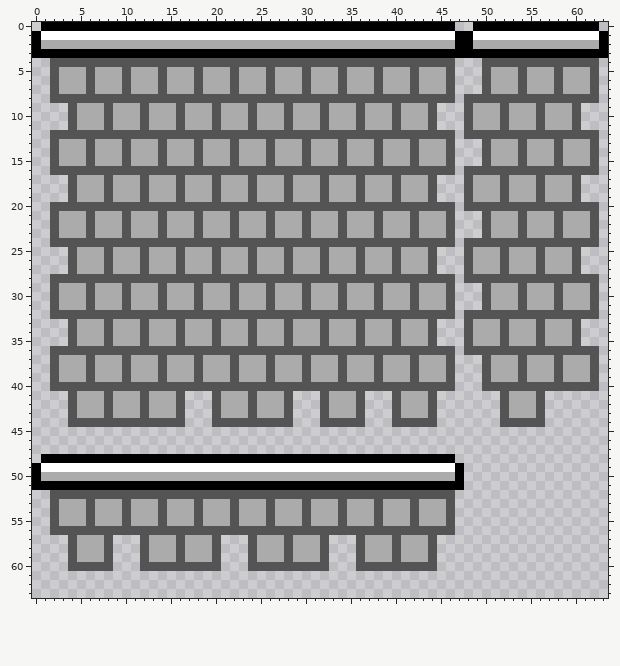
Pixel-art file: Assets/Sprites/Aesprite Files/RobotTileSet.aseprite. Above, as it was before the edit.
64x64 pixels, 1 frame.
The result:
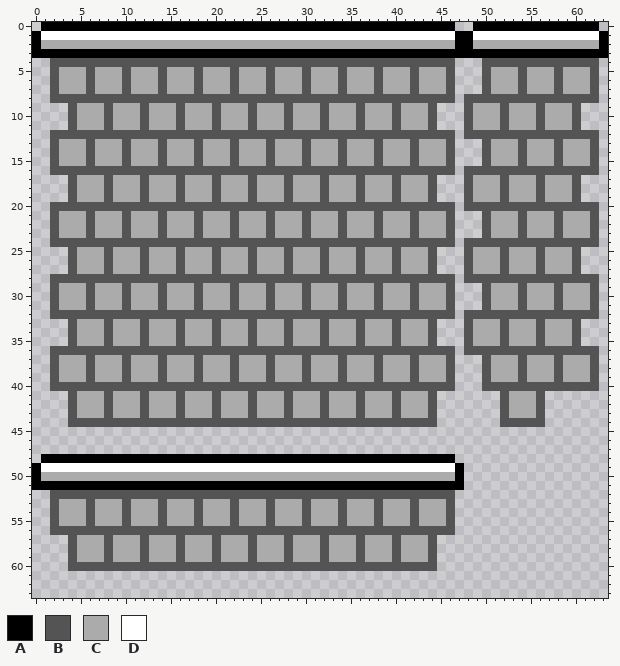
Palette (. is transparent): A #000000  B #545454  C #ababab  D #ffffff
Changes in this commit:
Layer "Flattened":
y 41..43: x 17..19 ... -> CCC; x 29..31 ... -> CCC; x 37..39 ... -> CCC
y 44: x 17..19 ... -> BBB; x 29..31 ... -> BBB; x 37..39 ... -> BBB
y 57..59: x 9..11 ... -> CCC; x 21..23 ... -> CCC; x 33..35 ... -> CCC
y 60: x 9..11 ... -> BBB; x 21..23 ... -> BBB; x 33..35 ... -> BBB
Boxes around the changes in both pictures, in picture pixels (x1, y1, x2, y2):
added: (185, 391, 212, 427)
added: (293, 391, 320, 427)
added: (365, 391, 392, 427)
added: (113, 535, 140, 571)
added: (221, 535, 248, 571)
added: (329, 535, 356, 571)
